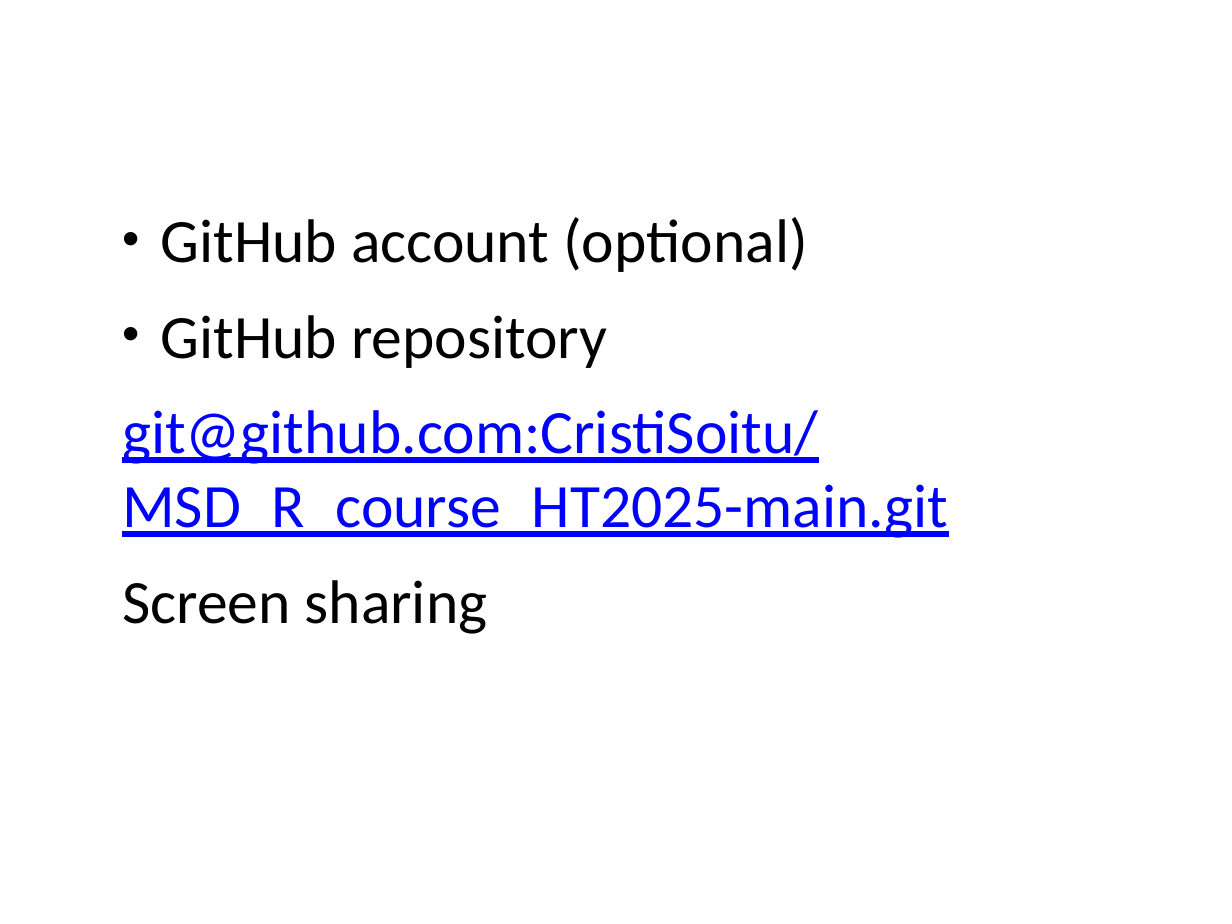
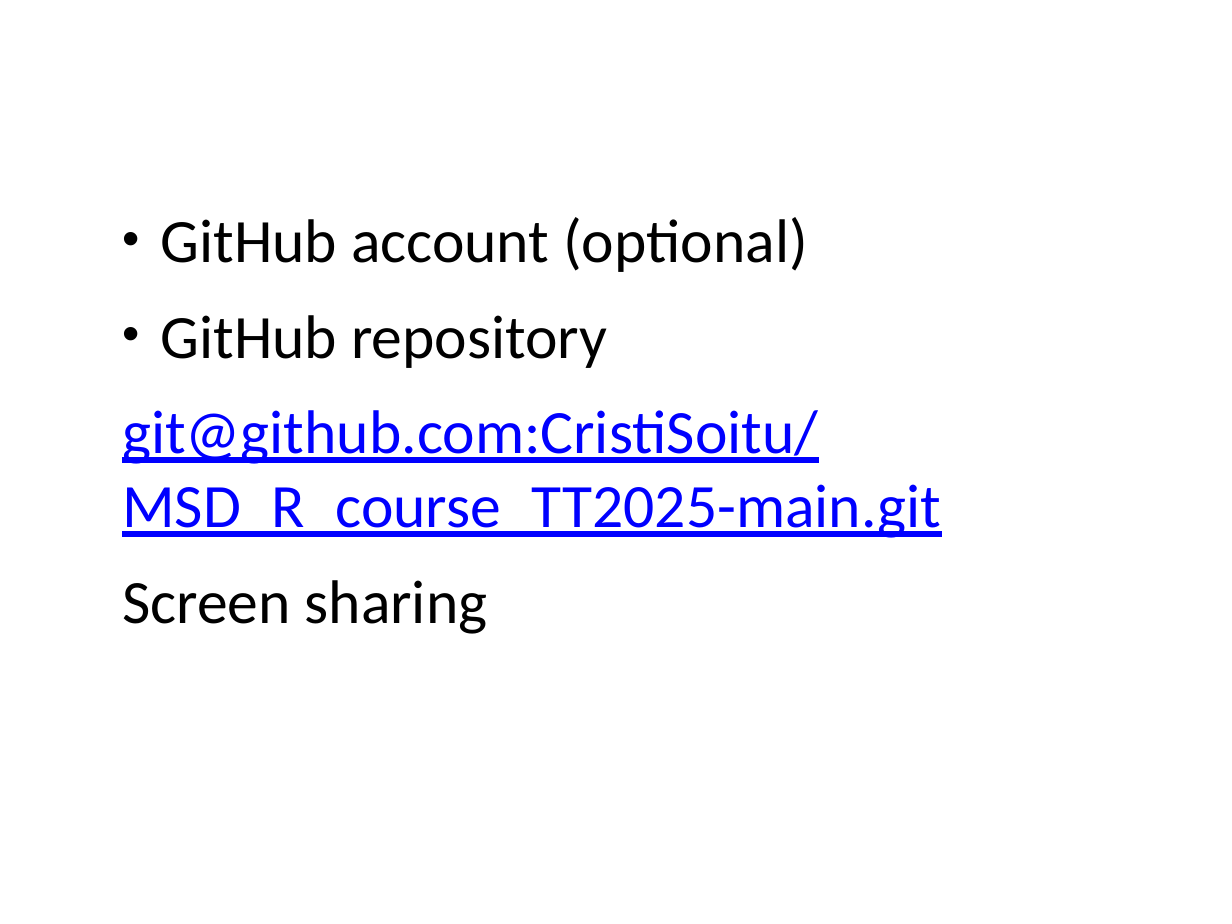
Before and after one commit to CristiSoitu/MSD_R_course_TT2025-main, a slide deck: slide 3 of powerpoint/Session1.pptx. Drawn at 1232x924 pixels with LibreOffice and Linux fonts; fonts in the diff are those of the drawing. Boxes give left, top, right and bottom in pixels: in the first picture for what was removed or moved away, otherwise in the second. Text is boxed around its words. In the diff, an @@ line names an element or a change of style, - is before the commit and + after.

```diff
--- a/powerpoint/Session1.pptx
+++ b/powerpoint/Session1.pptx
@@ text at (x1=122, y1=410, x2=941, y2=538): text changed @@
-git@github.com:CristiSoitu/MSD_R_course_HT2025-main.git
+git@github.com:CristiSoitu/MSD_R_course_TT2025-main.git
```
Also in this commit, not shown: 2 other slides changed, 1 other file.
